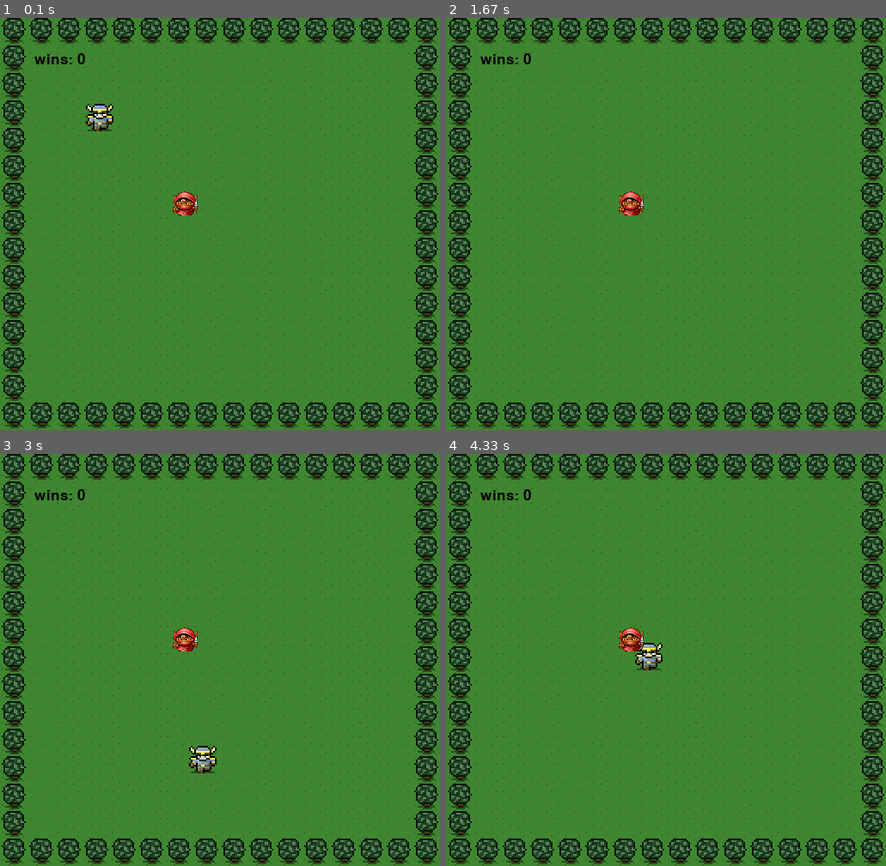
Above: before the commit, frames 1-4 (two rows, left to right).
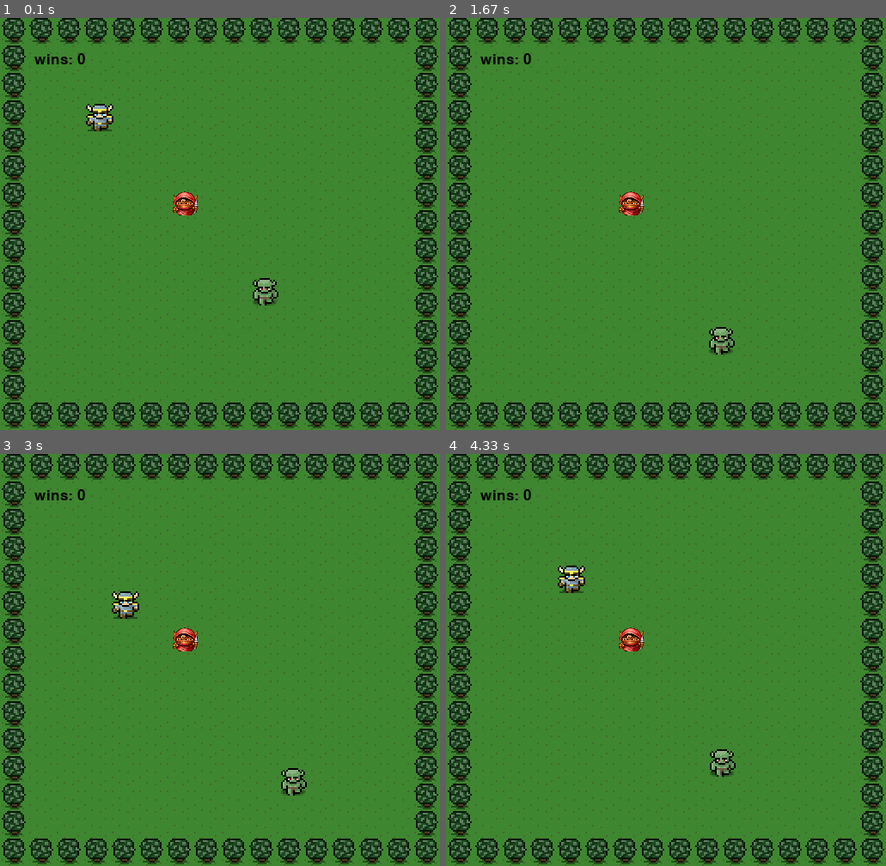
Above: after the commit, the same moments.

Repository: maclay13531/20170913-PyGame
Game: pygame game, started from game.py
The game is run twice, just before and just after one commit, with the same random seed, the same clock (stepped at 60 frames per second) and the same inputs. The source is Python 2; it was converted automatically to run under Python 3.
Inputs:
- Up to frame 1 (0.1 s): no input
- Up to frame 2 (1.67 s): hold Left 0.33-0.87 s; hold Down 0.9-1.2 s
- Up to frame 3 (3 s): hold Up 1.67-2.03 s; hold Right 2.07-2.7 s; hold Down from 2.73 s (still down)
- Up to frame 4 (4.33 s): release Down at 3.1 s; hold Left 3.13-3.6 s; hold Right 3.63-4.1 s; hold Up from 4.13 s (still down)

The runs differ from the first frame. In frame 1, 0.3% of the frame differs, in the area x 57-64%, y 63-70%; in frame 2, 0.3%; in frame 3, 1.0%, in the area x 25-70%, y 33-83%; in frame 4, 1.0%.

Commit message:
20170911 version 2

Diff:
--- a/game.py
+++ b/game.py
@@ -2,6 +2,7 @@
 
 # include pygame
 import pygame
+import random
 
 #from the math module(built into python) get the fabs method
 
@@ -16,13 +17,14 @@
 background_image = pygame.image.load("images/background.png")
 hero_image = pygame.image.load("images/hero.png")
 goblin_image = pygame.image.load("images/goblin.png")
+monster_image = pygame.image.load("images/monster.png")
 
 
 
 hero = {
 	"x": 100,
 	"y": 100,
-	"speed": 20,
+	"speed": 5,
 	"wins": 0
 }
 
@@ -30,7 +32,13 @@
 goblin = {
 	"x": 200,
 	"y": 200,
-	"speed": 20
+	"speed": 5
+}
+
+monster = {
+	"x": 300,
+	"y": 300,
+	"speed": 1
 }
 
 keys = {
@@ -48,8 +56,28 @@
 }
 
 # create a game loop (while)
+
 game_on = True
 while game_on:
+	direction_decider = random.randint(0,1); # decide whether to change x direction or y direction
+	random_movement = random.randint(-5,5); # decide whether to move positive direction or negative direction
+	moving_positive_direction = random.randint(0,1); # movement for positive direction only
+	moving_negative_direction = random.randint(-1,0); # movement for negative direction only
+
+	if(direction_decider == 0 and monster["x"] >= 500):
+		monster["x"] += monster["speed"] * moving_negative_direction
+	elif(direction_decider == 0 and monster["x"] <= 12):
+		monster["x"] += monster["speed"] * moving_positive_direction
+	elif(direction_decider == 1 and monster["y"] >= 460):
+		monster["y"] += monster["speed"] * moving_negative_direction
+	elif(direction_decider == 1 and monster["y"] <= 20):
+		monster["y"] += monster["speed"] * moving_positive_direction
+	else:
+		if(direction_decider == 0):
+			monster["x"] += monster["speed"] * random_movement
+		else:
+			monster["y"] += monster["speed"] * random_movement
+
 	for event in pygame.event.get():
 		if(event.type == pygame.QUIT):
 			game_on = False
@@ -86,10 +114,36 @@
 
 	#collision detection!!
 	distance_between = fabs(hero['x'] - goblin['x']) + fabs(hero['y'] - goblin['y'])
-	if distance_between < 32:
-		print "collision!"
+	if distance_between < 50:
+		print "Goblin Report : collision!"
+		try_your_luck = random.randint(0,1); # you will be confused or moving faster!! Good luck!!
+		if try_your_luck == 0:
+			hero['speed'] = -5
+		else:
+			hero['speed'] = 20
 	else:
-		print "not touching"
+		print "Goblin Report : not touching"
+
+	danger_distance = fabs(hero['x'] - monster ['x']) + fabs(hero['y'] - monster [ 'y'])
+	if danger_distance < 50:
+		print "I need to be stronger :("
+		game_on = False
+		play_again = raw_input("Play again? yes or no?")
+		print "Monster Report : danger!"
+		print play_again
+		if(play_again == "yes"):
+			game_on = True
+			monster['x'] = 300
+			monster['y'] = 300
+			hero['x'] = 100
+			hero['y'] = 100
+			hero['speed'] = 5
+		else:
+			game_on = False
+	else:
+		print "Monster Report : so far so good!"
+
+
 
 
 # add a quit event (python needs an escape)
@@ -104,6 +158,7 @@
 
 	pygame_screen.blit(hero_image,[hero["x"],hero["y"]])
 	pygame_screen.blit(goblin_image,[goblin["x"],goblin["y"]])
+	pygame_screen.blit(monster_image,[monster["x"],monster["y"]])
 
 # fill in the screen with a color (or image)
 # repeat 6 over and over and over ...
